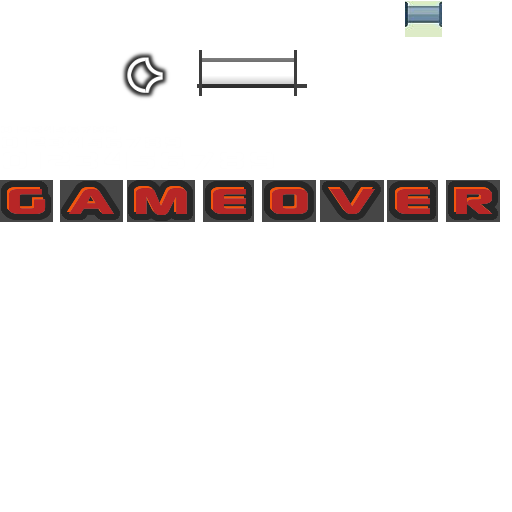
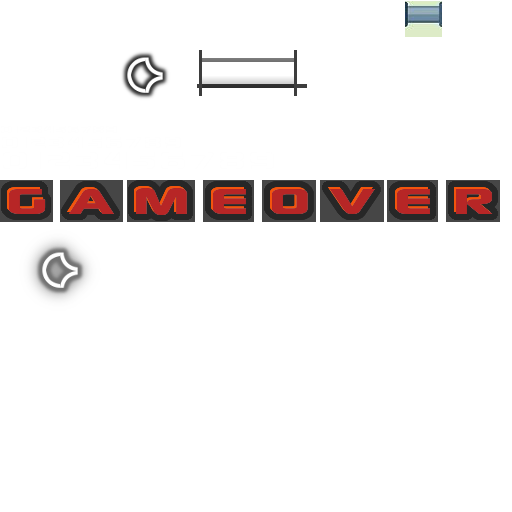
Two versions of the same layered image (512 x 512). Layer-by-layer changes:
moved "Ebene" above "Ebene #6", painted on it over [24, 234, 96, 306]
renamed "Hintergrund" to "Ebene #17", hid it, moved it below "Ebene #6", painted on it over [24, 234, 96, 306]
